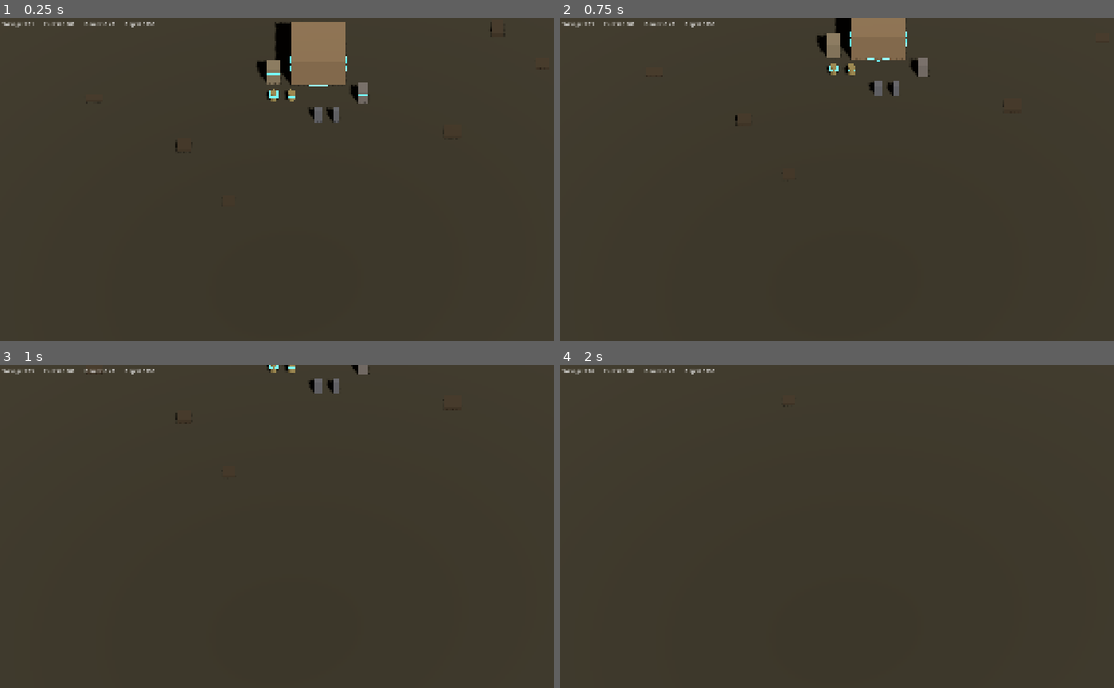
Above: before the commit, frames 1-4 (two rows, left to right).
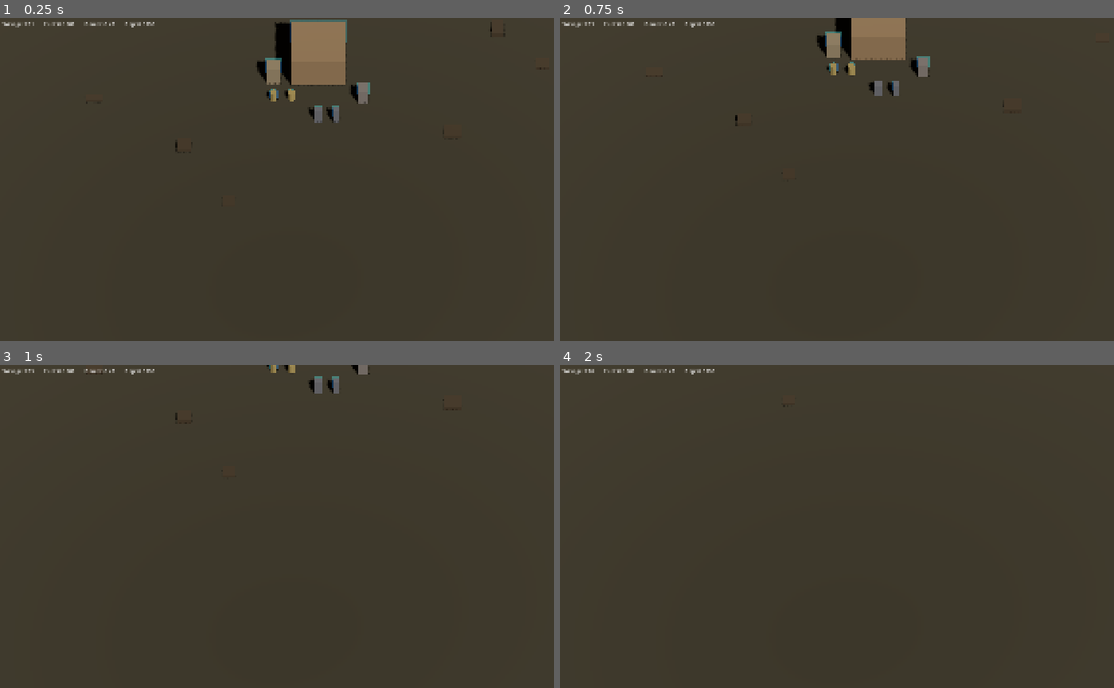
Above: after the commit, the same moments.

Repository: Alkhalim/DrossFront
Game: Godot game, scene res://scenes/test_arena.tscn
The game is run twice, just before and just after one commit, with the same random seed, the same clock (stepped at 60 frames per second) and the same inputs.
Inputs (mouse positions are in pixels of both pictures, inside the frame that each line leads up to):
- Up to frame 1 (0.25 s): no input
- Up to frame 2 (0.75 s): tap Enter at 0.5 s; move the mouse to (1019, 179) at 0.52 s; hold S (camera_pan_down) from 0.53 s (still down); click (1019, 179) at 0.67 s
- Up to frame 3 (1 s): keep holding S (camera_pan_down)
- Up to frame 4 (2 s): release S (camera_pan_down) at 1.25 s; drag from (748, 562) to (848, 616) at 1.27 s

The runs differ from the first frame. In frame 1, 0.3% of the frame differs, in the area x 46-67%, y 0-31%; in frame 2, 0.2%; in frame 3, less than 0.1%; in frame 4, nothing differs.

Commit message:
Shape-conforming player colors and double-click select
Player colors:
- Units: transparent shell mesh matching the exact unit shape
  (box or cylinder), slightly larger, with team color emission
- Buildings: transparent box shell matching building footprint
- Both use CULL_FRONT so only the outer glow is visible
- Blue = player, red = AI, clearly visible at all angles

Double-click selection:
- Double-click a unit: selects all on-screen player units of
  the same type (e.g. all Rooks)
- Double-click a building: selects that building type
- Uses viewport rect to limit to visible units only

Co-Authored-By: Claude Opus 4.6 (1M context) <noreply@anthropic.com>

Diff:
--- a/scripts/building.gd
+++ b/scripts/building.gd
@@ -90,21 +90,20 @@
 
 	var team_color: Color = PLAYER_COLOR if owner_id == 0 else ENEMY_COLOR
 
+	# Shell that conforms to the building shape
 	_team_ring = MeshInstance3D.new()
-	var torus := TorusMesh.new()
-	var ring_radius: float = maxf(stats.footprint_size.x, stats.footprint_size.z) * 0.55
-	torus.inner_radius = ring_radius - 0.2
-	torus.outer_radius = ring_radius
-	torus.rings = 24
-	torus.ring_segments = 12
-	_team_ring.mesh = torus
-	_team_ring.position.y = 0.1
+	var shell := BoxMesh.new()
+	shell.size = stats.footprint_size + Vector3(0.3, 0.3, 0.3)
+	_team_ring.mesh = shell
+	_team_ring.position.y = stats.footprint_size.y / 2.0
 
 	var mat := StandardMaterial3D.new()
-	mat.albedo_color = team_color
+	mat.transparency = BaseMaterial3D.TRANSPARENCY_ALPHA
+	mat.albedo_color = Color(team_color.r, team_color.g, team_color.b, 0.25)
 	mat.emission_enabled = true
 	mat.emission = team_color
-	mat.emission_energy_multiplier = 2.0
+	mat.emission_energy_multiplier = 0.8
+	mat.cull_mode = BaseMaterial3D.CULL_FRONT
 	_team_ring.set_surface_override_material(0, mat)
 
 	add_child(_team_ring)
--- a/scripts/selection_manager.gd
+++ b/scripts/selection_manager.gd
@@ -141,6 +141,7 @@
 func _click_select(event: InputEventMouseButton) -> void:
 	var unit := _raycast_unit(event.position)
 	var shift := event.shift_pressed
+	var is_double: bool = event.double_click
 
 	# Only select player-owned units
 	if unit and unit.owner_id != 0:
@@ -148,7 +149,10 @@
 
 	if unit:
 		_deselect_building()
-		if shift:
+		if is_double and unit.stats:
+			# Double-click: select all on-screen units of same type
+			_select_all_of_type(unit.stats.unit_name)
+		elif shift:
 			if unit.is_selected:
 				_remove_from_selection(unit)
 			else:
@@ -160,9 +164,13 @@
 		# Try selecting a building
 		var building := _find_building_at(event.position)
 		if building:
-			if not shift:
-				_clear_selection()
-			_select_building(building)
+			if is_double and building.stats:
+				# Double-click building: select all of same type on screen
+				_select_all_buildings_of_type(building.stats.building_id)
+			else:
+				if not shift:
+					_clear_selection()
+				_select_building(building)
 		elif not shift:
 			_clear_selection()
 			_deselect_building()
@@ -287,6 +295,45 @@
 			return node as Node3D
 
 	return null
+
+
+func _select_all_of_type(unit_name: String) -> void:
+	_clear_selection()
+	_deselect_building()
+	var viewport_rect := get_viewport().get_visible_rect()
+	var all_units: Array[Node] = get_tree().get_nodes_in_group("units")
+	for node: Node in all_units:
+		var unit: Unit = node as Unit
+		if not unit or unit.owner_id != 0 or unit.alive_count <= 0:
+			continue
+		if not unit.stats or unit.stats.unit_name != unit_name:
+			continue
+		var screen_pos: Vector2 = _camera.unproject_position(unit.global_position)
+		if viewport_rect.has_point(screen_pos):
+			_add_to_selection(unit)
+
+
+func _select_all_buildings_of_type(building_id: StringName) -> void:
+	_clear_selection()
+	_deselect_building()
+	# For buildings we just select the first matching one
+	# (building selection is single-select in this prototype)
+	var viewport_rect := get_viewport().get_visible_rect()
+	var buildings: Array[Node] = get_tree().get_nodes_in_group("buildings")
+	for node: Node in buildings:
+		if not ("owner_id" in node) or node.get("owner_id") != 0:
+			continue
+		if not ("stats" in node) or node.get("stats") == null:
+			continue
+		var bstats: BuildingStatResource = node.get("stats") as BuildingStatResource
+		if not bstats or bstats.building_id != building_id:
+			continue
+		var screen_pos: Vector2 = _camera.unproject_position(node.global_position)
+		if viewport_rect.has_point(screen_pos):
+			var building: Building = node as Building
+			if building:
+				_select_building(building)
+			break
 
 
 func get_selected_units() -> Array[Unit]:
--- a/scripts/unit.gd
+++ b/scripts/unit.gd
@@ -224,7 +224,6 @@
 
 
 func _apply_player_color() -> void:
-	# Remove old band if exists
 	if _color_band and is_instance_valid(_color_band):
 		_color_band.queue_free()
 		_color_band = null
@@ -233,30 +232,35 @@
 		return
 
 	var team_color: Color = PLAYER_COLOR if owner_id == 0 else ENEMY_COLOR
-
-	# Get unit height for positioning
 	var shape_data: Dictionary = CLASS_SHAPES.get(stats.unit_class, CLASS_SHAPES[&"medium"])
-	var band_y: float = 0.3
-	var band_width: float = 0.8
-	if shape_data.has("height"):
-		band_y = (shape_data["height"] as float) * 0.7
-		band_width = (shape_data["radius"] as float) * 2.2 if shape_data.has("radius") else 0.8
-	elif shape_data.has("size"):
+
+	# Create a slightly scaled-up copy of the unit's mesh as a colored shell
+	_color_band = MeshInstance3D.new()
+	var shape_type: String = shape_data["type"]
+
+	if shape_type == "cylinder":
+		var radius: float = shape_data["radius"]
+		var height: float = shape_data["height"]
+		var cyl := CylinderMesh.new()
+		cyl.top_radius = radius + 0.08
+		cyl.bottom_radius = radius + 0.08
+		cyl.height = height + 0.08
+		_color_band.mesh = cyl
+		_color_band.position.y = height / 2.0
+	else:
 		var sz: Vector3 = shape_data["size"] as Vector3
-		band_y = sz.y * 0.7
-		band_width = sz.x * 1.05
-
-	_color_band = MeshInstance3D.new()
-	var box := BoxMesh.new()
-	box.size = Vector3(band_width, 0.15, band_width)
-	_color_band.mesh = box
-	_color_band.position.y = band_y
+		var shell := BoxMesh.new()
+		shell.size = sz + Vector3(0.15, 0.15, 0.15)
+		_color_band.mesh = shell
+		_color_band.position.y = sz.y / 2.0
 
 	var mat := StandardMaterial3D.new()
-	mat.albedo_color = team_color
+	mat.transparency = BaseMaterial3D.TRANSPARENCY_ALPHA
+	mat.albedo_color = Color(team_color.r, team_color.g, team_color.b, 0.35)
 	mat.emission_enabled = true
 	mat.emission = team_color
-	mat.emission_energy_multiplier = 1.5
+	mat.emission_energy_multiplier = 1.0
+	mat.cull_mode = BaseMaterial3D.CULL_FRONT
 	_color_band.set_surface_override_material(0, mat)
 
 	add_child(_color_band)
